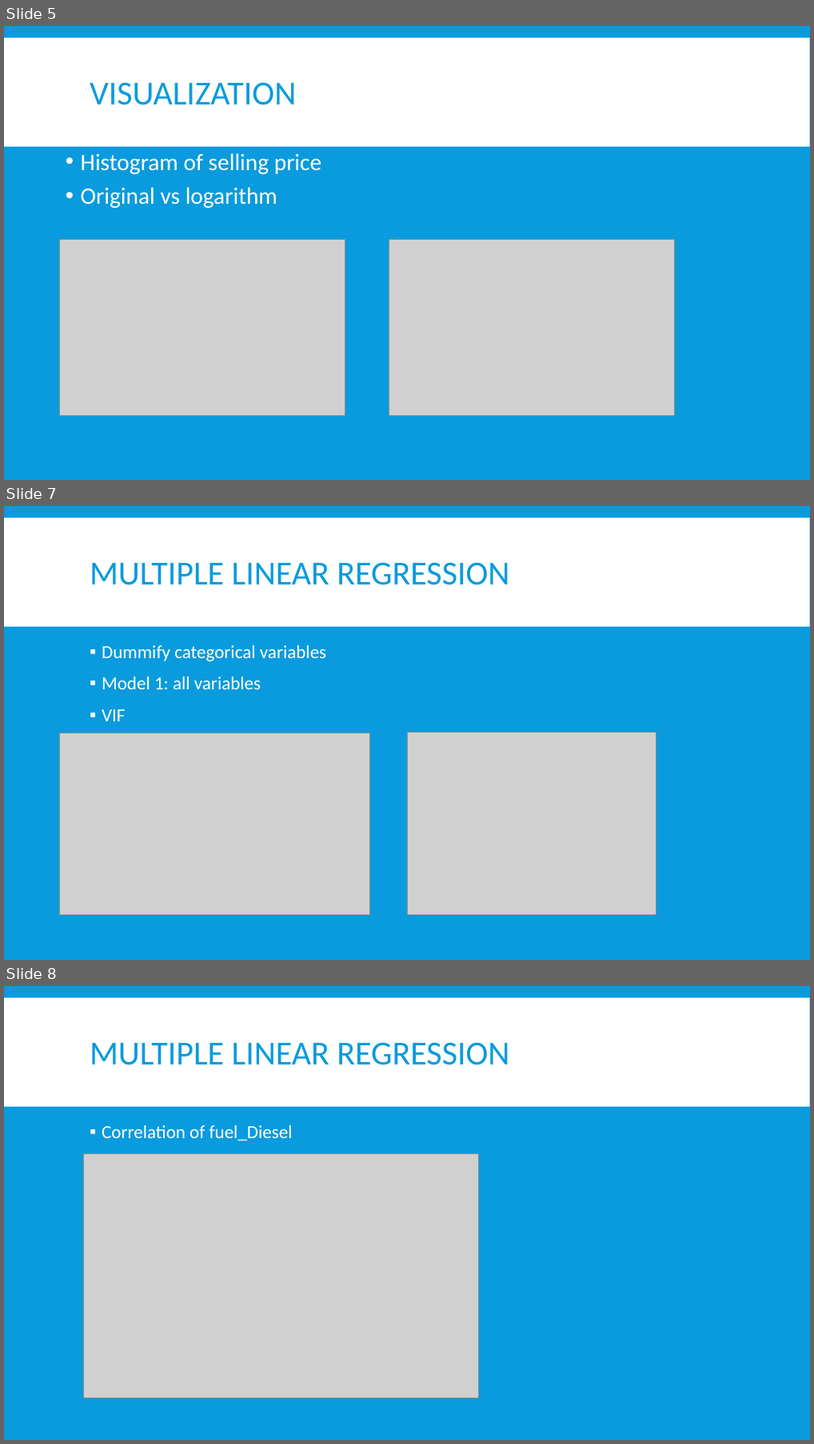
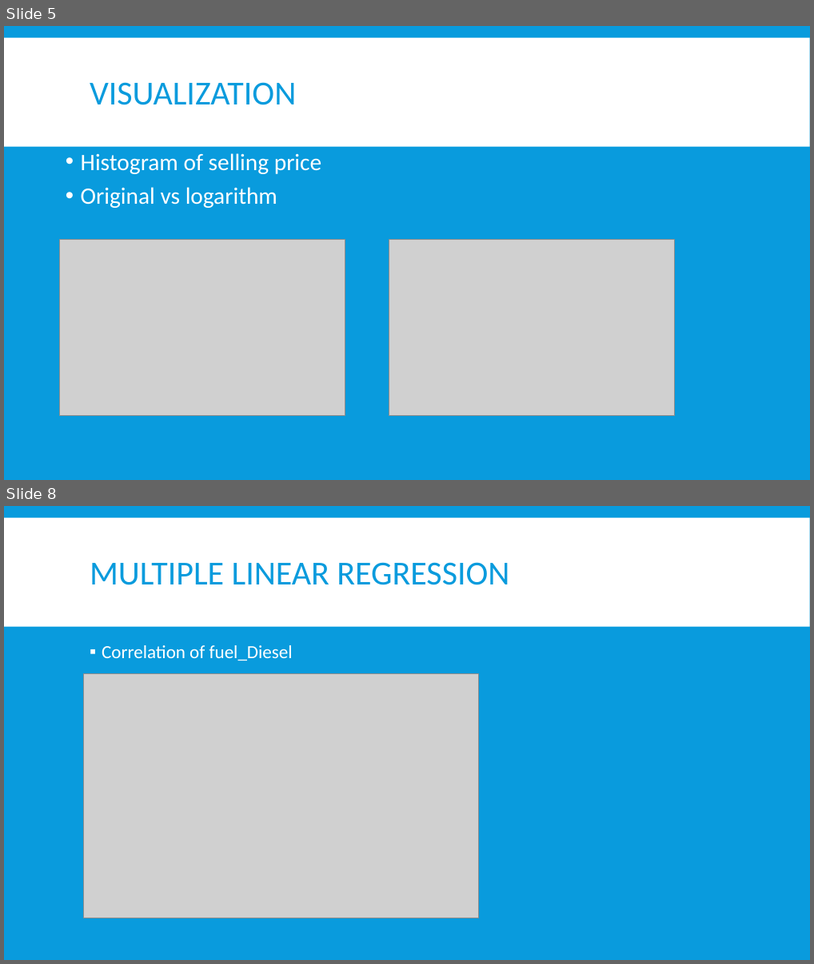
Before and after one commit to Jungujungu/NYCDSAproject2, a slide deck: R Project.pptx. Shown one above the other, each under a label of ours: slides 5, 7 and 8 before the commit, slides 5 and 8 after it; the slides between them are not shown. The pictures are 814x1444 and 814x964 pixels, drawn with LibreOffice and Linux fonts; fonts in the diff are those of the drawing; grey boxes stand for pictures. Boxes give left, top, right and bottom in pixels: in the first picture for what was removed or moved away, otherwise in the second. Text is boxed around its words. In the diff, an @@ line names an element or a change of style, - is before the commit and + after.

```diff
--- a/R Project.pptx
+++ b/R Project.pptx
@@ slide 7 removed at [4,506,810,960], background #099BDD; not listed: 1 template element that a slide beside it also shows @@
@@ title removed at [90,562,510,585] @@
-MULTIPLE LINEAR REGRESSION
@@ text removed at [102,645,326,721] @@
-▪ Dummify categorical variables
-▪ Model 1: all variables
-▪ VIF
@@ picture removed at [60,733,370,915] @@
@@ picture removed at [407,732,657,915] @@
```
Also in this commit, not shown: 9 slides changed, 1 slide added, 1 other slide removed, 5 other files.
